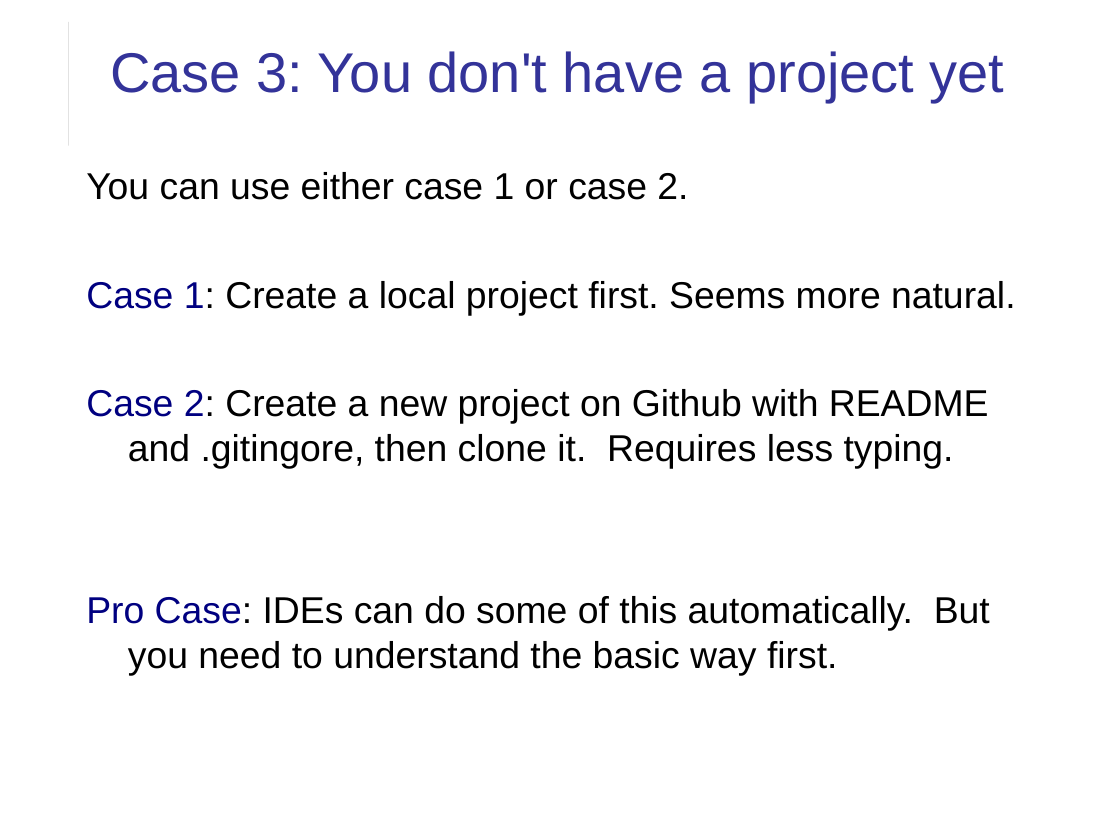
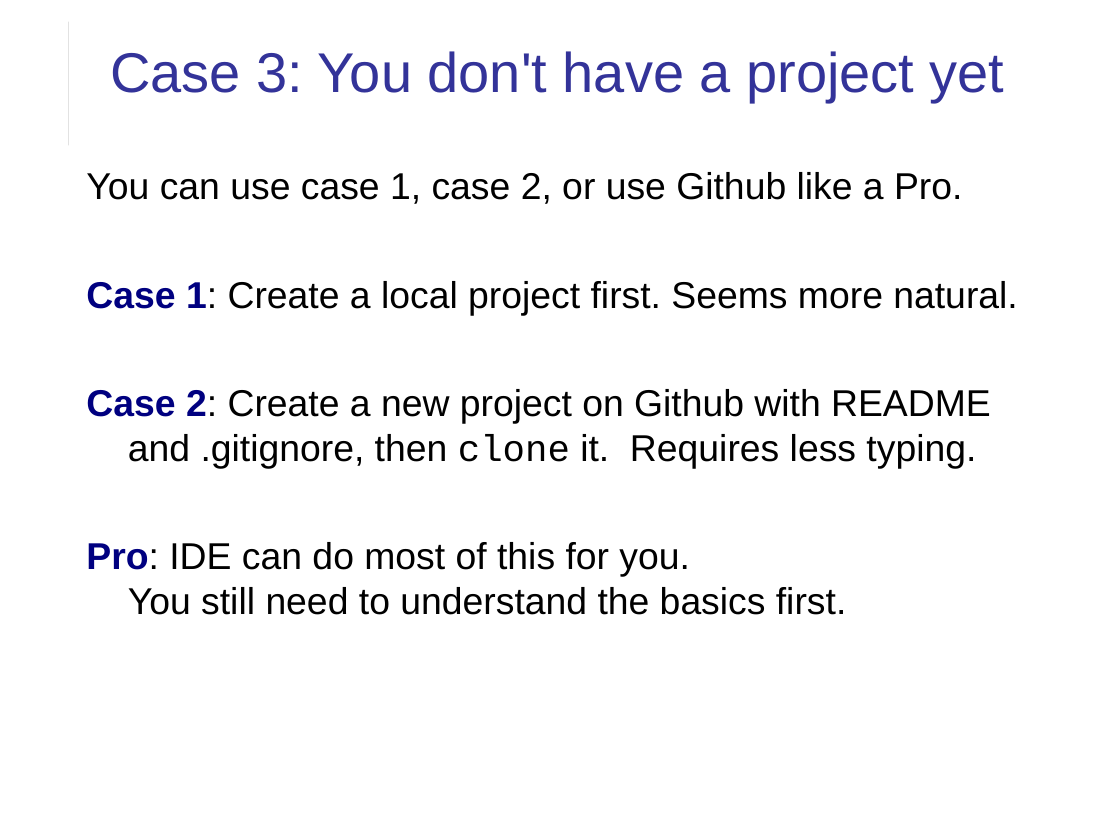
Before and after one commit to cpske/ISP, a slide deck: slide 14 of git/Using-Github.ppt. Drawn at 1120x840 pixels with LibreOffice and Linux fonts; fonts in the diff are those of the drawing. Boxes give left, top, right and bottom in pixels: in the first picture for what was removed or moved away, otherwise in the second. Text is boxed around its words. In the diff, an @@ line names an element or a change of style, - is before the commit and + after.

Commit message:
Expand on Github step-by-step

```diff
--- a/git/Using-Github.ppt
+++ b/git/Using-Github.ppt
@@ text at [86, 172, 962, 204]: text changed @@
-You can use either case 1 or case 2.
+You can use case 1, case 2, or use Github like a Pro.
@@ text at [86, 281, 1017, 315]: bold on in "Case 1:" @@
@@ text at [86, 389, 991, 615]: text changed @@
-Case 2: Create a new project on Github with README and .gitingore, then clone it. Requires less typing.
-Pro Case: IDEs can do some of this automatically. But you need to understand the basic way first.
+Case 2: Create a new project on Github with README and .gitignore, then clone it. Requires less typing.
+Pro: IDE can do most of this for you.
+You still need to understand the basics first.
```
Also in this commit, not shown: 1 other slide changed, 5 other files.
